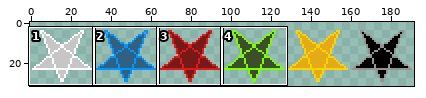
Sprite sheet -- Art/objects/pentagrams-Sheet.png. The picture above shows the old version from afar; the outline marks the close-up.
Close-up. Before:
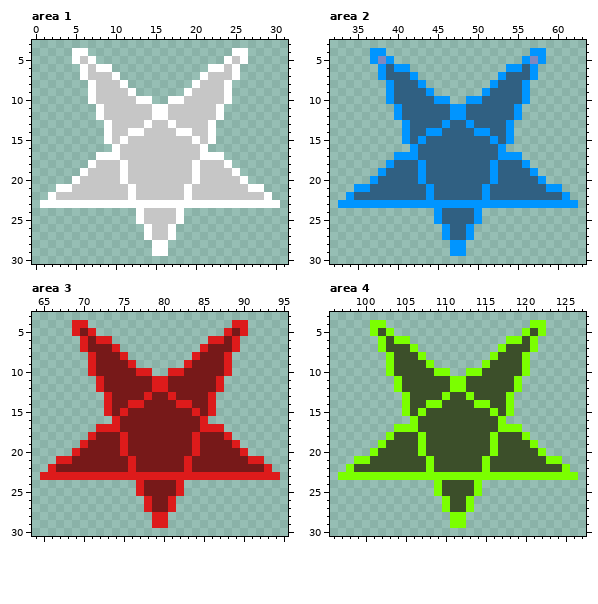
The file is 192x32 pixels. Shown: area 1: x 0..31, y 3..30; area 2: x 32..63, y 3..30; area 3: x 64..95, y 3..30; area 4: x 96..127, y 3..30. The commit also changed other parts of the picture, which this record leaves out.
And afterwards:
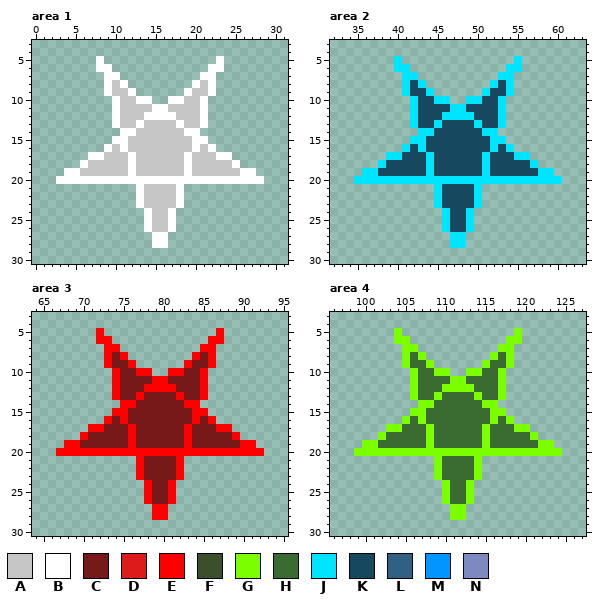
Palette (. is transparent): A #c6c6c6  B #ffffff  C #771919  D #dd1b1b  E #ff0000  F #3c4f2a  G #7bff00  H #3a6c32  J #00e5ff  K #164960  L #306082  M #0095ff  N #7e88c1
The edit:
--- area 1
@@ x 0..31 @@
  3 ................................
- 4 .....BB..................BB.....
- 5 .....BAB................BAB.....
- 6 ......BABB............BBAB......
- 7 ......BAAAB..........BAAAB......
- 8 .......BAAAB........BAAAB.......
- 9 .......BAAAAB......BAAAAB.......
-10 .......BAAAAABB..BBAAAAAB.......
-11 ........BAAAAAABBAAAAAAB........
-12 ........BAAAAAABBAAAAAAB........
-13 .........BAAAABAABAAAAB.........
-14 .........BAABBAAAABBAAB.........
-15 .........BABAAAAAAAABAB.........
-16 ..........BAAAAAAAAAAB..........
-17 ........BBBAAAAAAAAAABBB........
-18 .......BAAABAAAAAAAABAAAB.......
-19 ......BAAAABAAAAAAAABAAAAB......
-20 .....BAAAAABAAAAAAAABAAAAAB.....
-21 ...BBAAAAAAABAAAAAABAAAAAAABB...
-22 ..BAAAAAAAAABAAAAAABAAAAAAAAAB..
-23 .BBBBBBBBBBBBBBBBBBBBBBBBBBBBBB.
-24 .............BAAAAB.............
-25 .............BAAAAB.............
+ 4 ................................
+ 5 ........B..............B........
+ 6 ........BB............BB........
+ 7 .........BB..........BB.........
+ 8 .........BAB........BAB.........
+ 9 .........BAAB......BAAB.........
+10 ..........BAABB..BBAAB..........
+11 ..........BAAAABBAAAAB..........
+12 ..........BAAABBBBAAAB..........
+13 ..........BAABAAAABAAB..........
+14 ...........BBAAAAAABB...........
+15 ..........BBAAAAAAAABB..........
+16 .........BABAAAAAAAABAB.........
+17 .......BBAAABAAAAAABAAABB.......
+18 ......BAAAAABAAAAAABAAAAAB......
+19 ....BBAAAAAABAAAAAABAAAAAABB....
+20 ...BBBBBBBBBBBBBBBBBBBBBBBBBB...
+21 .............BAAAAB.............
+22 .............BAAAAB.............
+23 .............BAAAAB.............
+24 ..............BAAB..............
+25 ..............BAAB..............
 26 ..............BAAB..............
-27 ..............BAAB..............
+27 ...............BB...............
 28 ...............BB...............
-29 ...............BB...............
+29 ................................
 30 ................................
--- area 2
@@ x 32..63 @@
  3 ................................
- 4 .....MM..................MM.....
- 5 .....MNM................MNM.....
- 6 ......MLMM............MMLM......
- 7 ......MLLLM..........MLLLM......
- 8 .......MLLLM........MLLLM.......
- 9 .......MLLLLM......MLLLLM.......
-10 .......MLLLLLMM..MMLLLLLM.......
-11 ........MLLLLLLMMLLLLLLM........
-12 ........MLLLLLLMMLLLLLLM........
-13 .........MLLLLMLLMLLLLM.........
-14 .........MLLMMLLLLMMLLM.........
-15 .........MLMLLLLLLLLMLM.........
-16 ..........MLLLLLLLLLLM..........
-17 ........MMMLLLLLLLLLLMMM........
-18 .......MLLLMLLLLLLLLMLLLM.......
-19 ......MLLLLMLLLLLLLLMLLLLM......
-20 .....MLLLLLMLLLLLLLLMLLLLLM.....
-21 ...MMLLLLLLLMLLLLLLMLLLLLLLMM...
-22 ..MLLLLLLLLLMLLLLLLMLLLLLLLLLM..
-23 .MMMMMMMMMMMMMMMMMMMMMMMMMMMMMM.
-24 .............MLLLLM.............
-25 .............MLLLLM.............
-26 ..............MLLM..............
-27 ..............MLLM..............
-28 ...............MM...............
-29 ...............MM...............
+ 4 ................................
+ 5 ........J..............J........
+ 6 ........JJ............JJ........
+ 7 .........JJ..........JJ.........
+ 8 .........JKJ........JKJ.........
+ 9 .........JKKJ......JKKJ.........
+10 ..........JKKJJ..JJKKJ..........
+11 ..........JKKKKJJKKKKJ..........
+12 ..........JKKKJJJJKKKJ..........
+13 ..........JKKJKKKKJKKJ..........
+14 ...........JJKKKKKKJJ...........
+15 ..........JJKKKKKKKKJJ..........
+16 .........JKJKKKKKKKKJKJ.........
+17 .......JJKKKJKKKKKKJKKKJJ.......
+18 ......JKKKKKJKKKKKKJKKKKKJ......
+19 ....JJKKKKKKJKKKKKKJKKKKKKJJ....
+20 ...JJJJJJJJJJJJJJJJJJJJJJJJJJ...
+21 .............JKKKKJ.............
+22 .............JKKKKJ.............
+23 .............JKKKKJ.............
+24 ..............JKKJ..............
+25 ..............JKKJ..............
+26 ..............JKKJ..............
+27 ...............JJ...............
+28 ...............JJ...............
+29 ................................
 30 ................................
--- area 3
@@ x 64..95 @@
  3 ................................
- 4 .....DD..................DD.....
- 5 .....DCD................DCD.....
- 6 ......DCDD............DDCD......
- 7 ......DCCCD..........DCCCD......
- 8 .......DCCCD........DCCCD.......
- 9 .......DCCCCD......DCCCCD.......
-10 .......DCCCCCDD..DDCCCCCD.......
-11 ........DCCCCCCDDCCCCCCD........
-12 ........DCCCCCCDDCCCCCCD........
-13 .........DCCCCDCCDCCCCD.........
-14 .........DCCDDCCCCDDCCD.........
-15 .........DCDCCCCCCCCDCD.........
-16 ..........DCCCCCCCCCCD..........
-17 ........DDDCCCCCCCCCCDDD........
-18 .......DCCCDCCCCCCCCDCCCD.......
-19 ......DCCCCDCCCCCCCCDCCCCD......
-20 .....DCCCCCDCCCCCCCCDCCCCCD.....
-21 ...DDCCCCCCCDCCCCCCDCCCCCCCDD...
-22 ..DCCCCCCCCCDCCCCCCDCCCCCCCCCD..
-23 .DDDDDDDDDDDDDDDDDDDDDDDDDDDDDD.
-24 .............DCCCCD.............
-25 .............DCCCCD.............
-26 ..............DCCD..............
-27 ..............DCCD..............
-28 ...............DD...............
-29 ...............DD...............
+ 4 ................................
+ 5 ........E..............E........
+ 6 ........EE............EE........
+ 7 .........EE..........EE.........
+ 8 .........ECE........ECE.........
+ 9 .........ECCE......ECCE.........
+10 ..........ECCEE..EECCE..........
+11 ..........ECCCCEECCCCE..........
+12 ..........ECCCEEEECCCE..........
+13 ..........ECCECCCCECCE..........
+14 ...........EECCCCCCEE...........
+15 ..........EECCCCCCCCEE..........
+16 .........ECECCCCCCCCECE.........
+17 .......EECCCECCCCCCECCCEE.......
+18 ......ECCCCCECCCCCCECCCCCE......
+19 ....EECCCCCCECCCCCCECCCCCCEE....
+20 ...EEEEEEEEEEEEEEEEEEEEEEEEEE...
+21 .............ECCCCE.............
+22 .............ECCCCE.............
+23 .............ECCCCE.............
+24 ..............ECCE..............
+25 ..............ECCE..............
+26 ..............ECCE..............
+27 ...............EE...............
+28 ...............EE...............
+29 ................................
 30 ................................
--- area 4
@@ x 96..127 @@
  3 ................................
- 4 .....GG..................GG.....
- 5 .....GFG................GFG.....
- 6 ......GFGG............GGFG......
- 7 ......GFFFG..........GFFFG......
- 8 .......GFFFG........GFFFG.......
- 9 .......GFFFFG......GFFFFG.......
-10 .......GFFFFFGG..GGFFFFFG.......
-11 ........GFFFFFFGGFFFFFFG........
-12 ........GFFFFFFGGFFFFFFG........
-13 .........GFFFFGFFGFFFFG.........
-14 .........GFFGGFFFFGGFFG.........
-15 .........GFGFFFFFFFFGFG.........
-16 ..........GFFFFFFFFFFG..........
-17 ........GGGFFFFFFFFFFGGG........
-18 .......GFFFGFFFFFFFFGFFFG.......
-19 ......GFFFFGFFFFFFFFGFFFFG......
-20 .....GFFFFFGFFFFFFFFGFFFFFG.....
-21 ...GGFFFFFFFGFFFFFFGFFFFFFFGG...
-22 ..GFFFFFFFFFGFFFFFFGFFFFFFFFFG..
-23 .GGGGGGGGGGGGGGGGGGGGGGGGGGGGGG.
-24 .............GFFFFG.............
-25 .............GFFFFG.............
-26 ..............GFFG..............
-27 ..............GFFG..............
+ 4 ................................
+ 5 ........G..............G........
+ 6 ........GG............GG........
+ 7 .........GG..........GG.........
+ 8 .........GHG........GHG.........
+ 9 .........GHHG......GHHG.........
+10 ..........GHHGG..GGHHG..........
+11 ..........GHHHHGGHHHHG..........
+12 ..........GHHHGGGGHHHG..........
+13 ..........GHHGHHHHGHHG..........
+14 ...........GGHHHHHHGG...........
+15 ..........GGHHHHHHHHGG..........
+16 .........GHGHHHHHHHHGHG.........
+17 .......GGHHHGHHHHHHGHHHGG.......
+18 ......GHHHHHGHHHHHHGHHHHHG......
+19 ....GGHHHHHHGHHHHHHGHHHHHHGG....
+20 ...GGGGGGGGGGGGGGGGGGGGGGGGGG...
+21 .............GHHHHG.............
+22 .............GHHHHG.............
+23 .............GHHHHG.............
+24 ..............GHHG..............
+25 ..............GHHG..............
+26 ..............GHHG..............
+27 ...............GG...............
 28 ...............GG...............
-29 ...............GG...............
+29 ................................
 30 ................................
